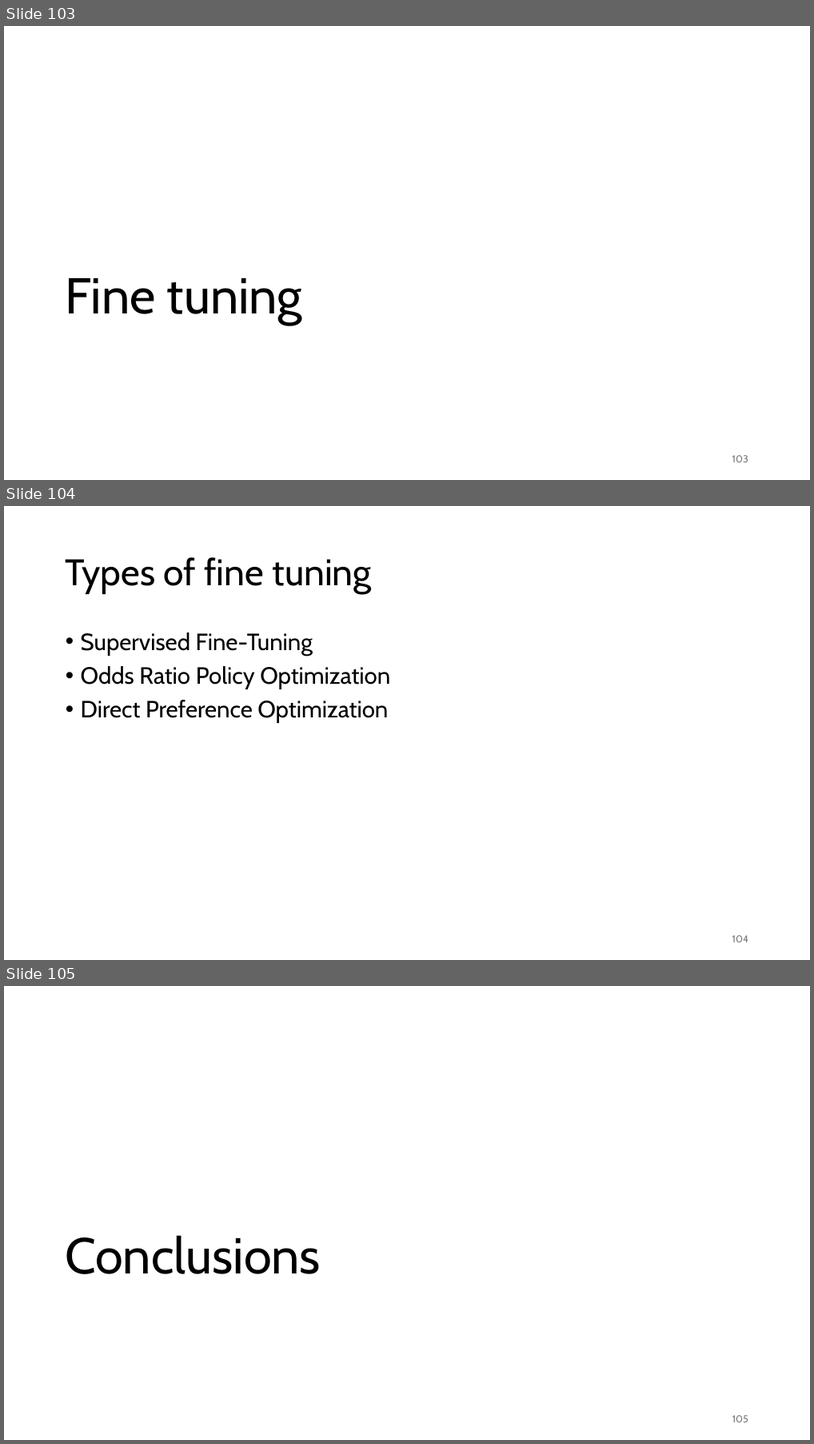
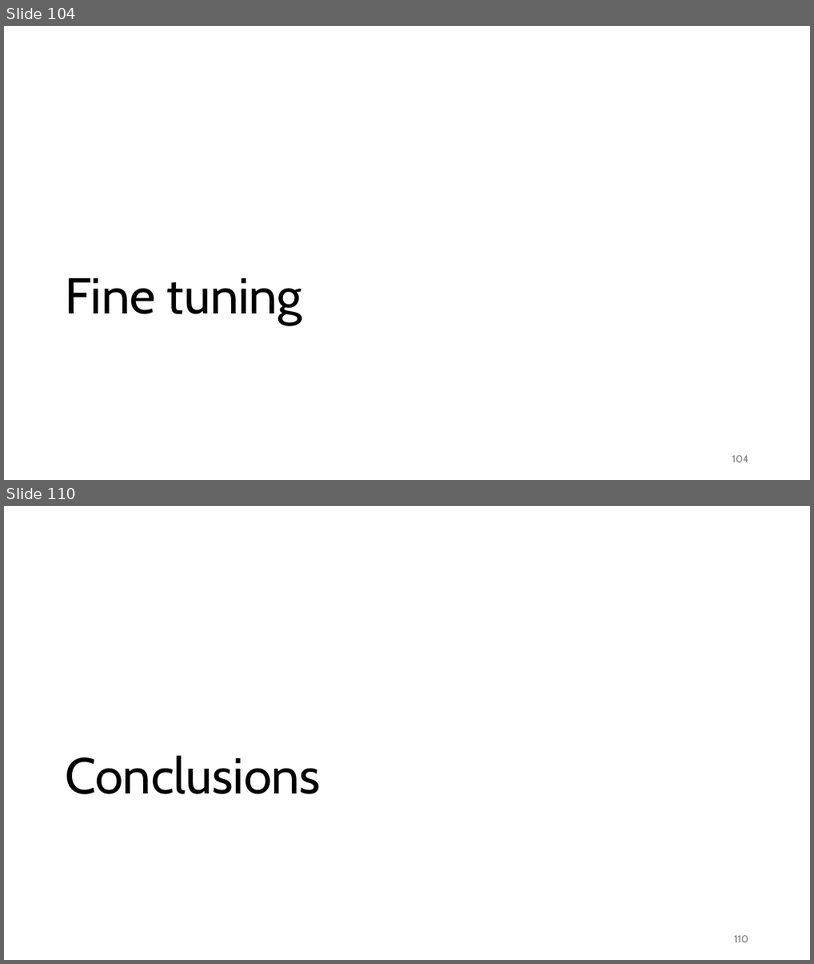
Before and after one commit to gjbex/Deploying-LLMs-locally, a slide deck: local_LLMs.pptx. Shown one above the other, each under a label of ours: slides 103, 104 and 105 before the commit, slides 104 and 110 after it; the slides between them are not shown. The pictures are 814x1444 and 814x964 pixels, drawn with LibreOffice and Linux fonts; fonts in the diff are those of the drawing. Boxes give left, top, right and bottom in pixels: in the first picture for what was removed or moved away, otherwise in the second. Text is boxed around its words. In the diff, an @@ line names an element or a change of style, - is before the commit and + after.

Commit message:
Add fine-tuning slides

```diff
--- a/local_LLMs.pptx
+++ b/local_LLMs.pptx
@@ slide 104 removed at (4, 506, 810, 960), background #FFFFFF @@
@@ title removed at (66, 557, 372, 594) @@
-Types of fine tuning
@@ text removed at (81, 632, 390, 723) @@
-• Supervised Fine-Tuning
-• Odds Ratio Policy Optimization
-• Direct Preference Optimization
@@ page number removed at (733, 935, 749, 942) @@
-104
@@ what was slide 103 is now slide 104 @@
@@ page number at (733, 455, 749, 462): text changed @@
-103
+104
@@ what was slide 105 is now slide 110 @@
@@ page number at (734, 935, 749, 942): text changed @@
-105
+110
```
Also in this commit, not shown: 6 slides added.
